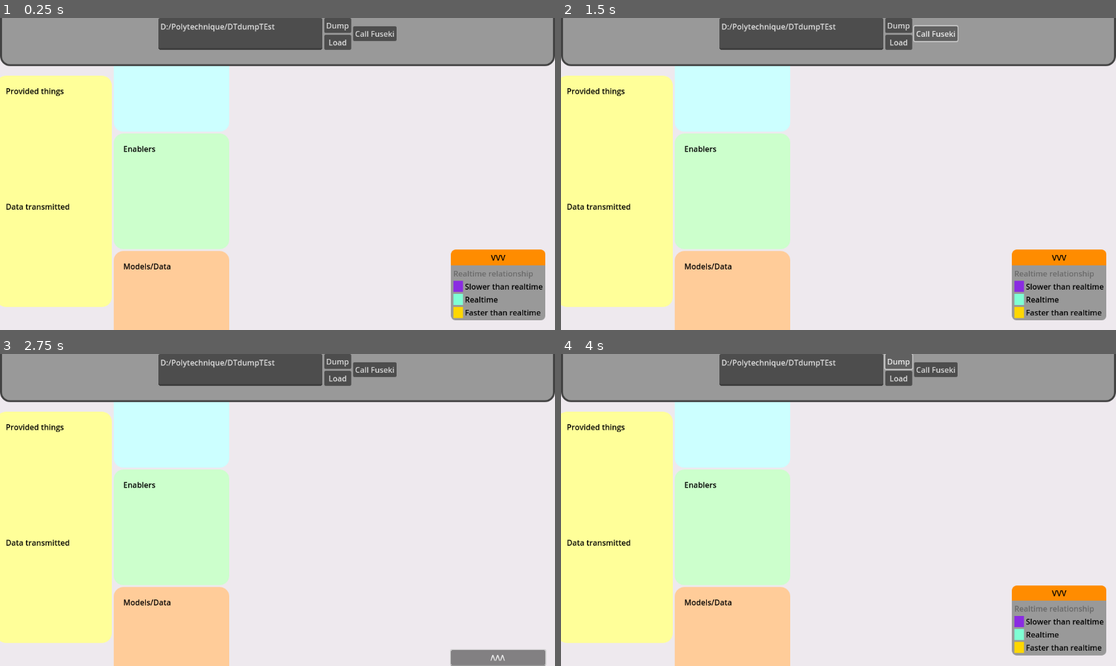
Above: before the commit, frames 1-4 (two rows, left to right).
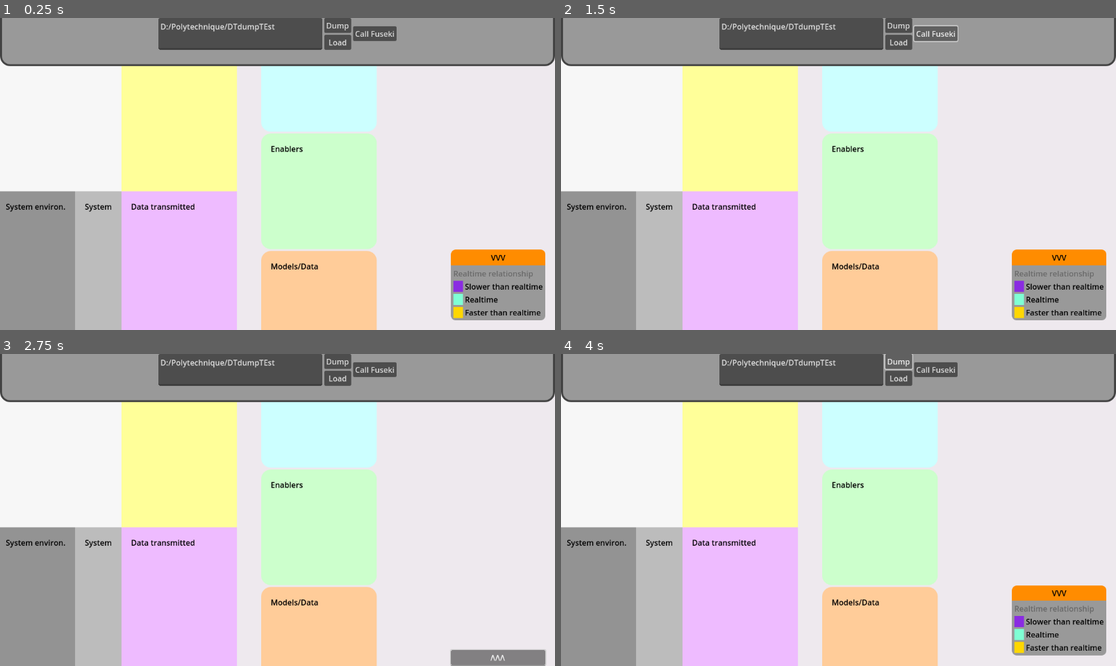
Above: after the commit, the same moments.

Repository: oakeslab-polymtl/DTInsight
Game: Godot game, scene res://MainScene/MainScene.tscn
Two runs of this game, one before a commit and one after it. Both use one fixed random seed, a clock stepped at 60 frames per second and the inputs below.
Inputs:
- Up to frame 1 (0.25 s): no input
- Up to frame 2 (1.5 s): click "Dump" at 0.5 s; click "Call Fuseki" at 1.25 s
- Up to frame 3 (2.75 s): click "VVV" at 2 s
- Up to frame 4 (4 s): click "ΛΛΛ" at 2.75 s; click "Dump" at 3.5 s

The runs differ from the first frame. In frame 1, 53% of the frame differs, in the area x 0-68%, y 15-100%; in frame 2, 53%; in frame 3, 53%; in frame 4, 53%.
Error in both runs: Attempt to call function 'store_string' in base 'null instance' on a null instance. (res://Fuseki/Dump/FusekiDumper.gd:52)

Commit message:
Reworked PT container

Diff:
--- a/DTContainer/DT&PTContainer.gd
+++ b/DTContainer/DT&PTContainer.gd
@@ -6,8 +6,9 @@
 @onready var service_container = $DTContainer/ServicesPanel/ServicesContainer
 @onready var enabler_container = $DTContainer/EnablersPanel/EnablersContainer
 @onready var model_container = $DTContainer/ModelsPanel/ModelsContainer
-@onready var provided_things_container = $PTContainer/ProvidedThingsPanel/ProvidedThingsContainer
-@onready var data_transmitted_container = $PTContainer/DataTransmittedPanel/DataTransmittedContainer
+@onready var operator_container = $"PTContainer/Operator&EnvContainer/OperatorPanel/OperatorContainer"
+@onready var machine_container = $PTContainer/DataTravelContainer/MachinePanel/MachineContainer
+@onready var data_transmitted_container = $PTContainer/DataTravelContainer/DataTransmittedPanel/DataTransmittedContainer
 
 #Container side enum
 enum ContainerSide {
@@ -37,8 +38,12 @@
 #name of highlighted element
 var highlighted_element = null
 
-#border attribute
+#attributes
 const border_attribute : String = "hasTimeScale"
+const type_attribute : String = "type"
+
+#Operator/machine
+const opperator_type : String = "Insight"
 
 #initialization
 func _ready():
@@ -64,13 +69,23 @@
 	update_node_with(service_container, fuseki_data.service)
 	update_node_with(enabler_container, fuseki_data.enabler)
 	update_node_with(model_container, fuseki_data.model)
-	update_node_with(provided_things_container, fuseki_data.provided_thing)
+	update_provided_things(operator_container, machine_container, fuseki_data.provided_thing)
 	update_node_with(data_transmitted_container, fuseki_data.data_transmitted)
-	for entry in fuseki_data.provided_thing:
-		print(fuseki_data.provided_thing[entry])
+
+func update_provided_things(operator_container : HBoxContainer, machine_container : HBoxContainer, provided_data : Dictionary):
+	var operator_data : Dictionary = {}
+	var machine_data : Dictionary = {}
+	for entry_name in provided_data.keys():
+		if (type_attribute in provided_data[entry_name].keys()):
+			if (opperator_type in provided_data[entry_name][type_attribute]):
+				operator_data[entry_name] = provided_data[entry_name]
+			else:
+				machine_data[entry_name] = provided_data[entry_name]
+	update_node_with(operator_container, operator_data)
+	update_node_with(machine_container, machine_data)
 
 #Update a node with Fuseki element data by creating a generic display node
-func update_node_with(visual_container, fuseki_node_data : Dictionary):
+func update_node_with(visual_container : HBoxContainer, fuseki_node_data : Dictionary):
 	DT_PT.free_all_child(visual_container)
 	for key in fuseki_node_data.keys():
 		var new_node = GenericDisplay.instantiate()
--- a/DTContainer/DT&PTContainer.tscn
+++ b/DTContainer/DT&PTContainer.tscn
@@ -7,8 +7,30 @@
 content_margin_top = 20.0
 content_margin_right = 20.0
 content_margin_bottom = 20.0
+bg_color = Color(0.969137, 0.969137, 0.969137, 1)
+corner_radius_top_left = 20
+
+[sub_resource type="StyleBoxFlat" id="StyleBoxFlat_ts1y0"]
+content_margin_left = 20.0
+content_margin_top = 20.0
+content_margin_right = 20.0
+content_margin_bottom = 20.0
+bg_color = Color(0.577008, 0.577008, 0.577008, 1)
+corner_radius_bottom_left = 20
+
+[sub_resource type="StyleBoxFlat" id="StyleBoxFlat_5tggx"]
+content_margin_left = 20.0
+content_margin_top = 20.0
+content_margin_right = 20.0
+content_margin_bottom = 20.0
+bg_color = Color(0.737193, 0.737193, 0.737193, 1)
+
+[sub_resource type="StyleBoxFlat" id="StyleBoxFlat_qb31t"]
+content_margin_left = 20.0
+content_margin_top = 20.0
+content_margin_right = 20.0
+content_margin_bottom = 20.0
 bg_color = Color(1, 1, 0.6, 1)
-corner_radius_top_left = 20
 corner_radius_top_right = 20
 
 [sub_resource type="StyleBoxFlat" id="StyleBoxFlat_rl1kt"]
@@ -16,9 +38,8 @@
 content_margin_top = 20.0
 content_margin_right = 20.0
 content_margin_bottom = 20.0
-bg_color = Color(1, 1, 0.6, 1)
-corner_radius_bottom_right = 20
-corner_radius_bottom_left = 20
+bg_color = Color(0.933333, 0.733333, 1, 1)
+corner_radius_bottom_right = 20
 
 [sub_resource type="StyleBoxFlat" id="StyleBoxFlat_xj583"]
 content_margin_left = 20.0
@@ -57,41 +78,100 @@
 offset_top = 732.0
 offset_right = 240.0
 offset_bottom = 732.0
+theme_override_constants/separation = 50
 script = ExtResource("1_juoha")
 
-[node name="PTContainer" type="VBoxContainer" parent="."]
+[node name="PTContainer" type="HBoxContainer" parent="."]
 layout_mode = 2
 theme_override_constants/separation = 0
 alignment = 1
 
-[node name="ProvidedThingsPanel" type="PanelContainer" parent="PTContainer"]
-z_index = -1
-layout_mode = 2
+[node name="Operator&EnvContainer" type="VBoxContainer" parent="PTContainer"]
+layout_mode = 2
+theme_override_constants/separation = 0
+
+[node name="OperatorPanel" type="PanelContainer" parent="PTContainer/Operator&EnvContainer"]
+z_index = -1
+layout_mode = 2
+size_flags_vertical = 3
 mouse_filter = 1
 theme_override_styles/panel = SubResource("StyleBoxFlat_sp6md")
 
-[node name="ProvidedThingsContainer" type="HBoxContainer" parent="PTContainer/ProvidedThingsPanel"]
-custom_minimum_size = Vector2(200, 200)
-layout_mode = 2
-size_flags_vertical = 3
-
-[node name="ProvidedThingsLabel" type="Label" parent="PTContainer/ProvidedThingsPanel/ProvidedThingsContainer"]
-layout_mode = 2
-size_flags_horizontal = 0
-size_flags_vertical = 0
-theme_override_colors/font_color = Color(0, 0, 0, 1)
-text = "Provided things"
-
-[node name="DataTransmittedPanel" type="PanelContainer" parent="PTContainer"]
-z_index = -1
-layout_mode = 2
+[node name="OperatorContainer" type="HBoxContainer" parent="PTContainer/Operator&EnvContainer/OperatorPanel"]
+custom_minimum_size = Vector2(200, 200)
+layout_mode = 2
+size_flags_vertical = 3
+
+[node name="OperatorLabel" type="Label" parent="PTContainer/Operator&EnvContainer/OperatorPanel/OperatorContainer"]
+layout_mode = 2
+size_flags_horizontal = 0
+size_flags_vertical = 0
+theme_override_colors/font_color = Color(0, 0, 0, 1)
+text = "Operator"
+
+[node name="HBoxContainer" type="HBoxContainer" parent="PTContainer/Operator&EnvContainer"]
+layout_mode = 2
+size_flags_vertical = 3
+theme_override_constants/separation = 0
+
+[node name="envContainer" type="PanelContainer" parent="PTContainer/Operator&EnvContainer/HBoxContainer"]
+layout_mode = 2
+size_flags_horizontal = 3
+theme_override_styles/panel = SubResource("StyleBoxFlat_ts1y0")
+
+[node name="EnvLabel" type="Label" parent="PTContainer/Operator&EnvContainer/HBoxContainer/envContainer"]
+layout_mode = 2
+size_flags_horizontal = 0
+size_flags_vertical = 0
+theme_override_colors/font_color = Color(0, 0, 0, 1)
+text = "System environ."
+
+[node name="SystemContainer" type="PanelContainer" parent="PTContainer/Operator&EnvContainer/HBoxContainer"]
+layout_mode = 2
+size_flags_horizontal = 3
+theme_override_styles/panel = SubResource("StyleBoxFlat_5tggx")
+
+[node name="Label" type="Label" parent="PTContainer/Operator&EnvContainer/HBoxContainer/SystemContainer"]
+layout_mode = 2
+size_flags_horizontal = 0
+size_flags_vertical = 0
+theme_override_colors/font_color = Color(0, 0, 0, 1)
+text = "System
+"
+
+[node name="DataTravelContainer" type="VBoxContainer" parent="PTContainer"]
+layout_mode = 2
+theme_override_constants/separation = 0
+
+[node name="MachinePanel" type="PanelContainer" parent="PTContainer/DataTravelContainer"]
+z_index = -1
+layout_mode = 2
+size_flags_vertical = 3
+mouse_filter = 1
+theme_override_styles/panel = SubResource("StyleBoxFlat_qb31t")
+
+[node name="MachineContainer" type="HBoxContainer" parent="PTContainer/DataTravelContainer/MachinePanel"]
+custom_minimum_size = Vector2(200, 200)
+layout_mode = 2
+
+[node name="MachineLabel" type="Label" parent="PTContainer/DataTravelContainer/MachinePanel/MachineContainer"]
+layout_mode = 2
+size_flags_horizontal = 0
+size_flags_vertical = 0
+theme_override_colors/font_color = Color(0, 0, 0, 1)
+text = "Machine"
+
+[node name="DataTransmittedPanel" type="PanelContainer" parent="PTContainer/DataTravelContainer"]
+z_index = -1
+layout_mode = 2
+size_flags_vertical = 3
 theme_override_styles/panel = SubResource("StyleBoxFlat_rl1kt")
 
-[node name="DataTransmittedContainer" type="HBoxContainer" parent="PTContainer/DataTransmittedPanel"]
-custom_minimum_size = Vector2(200, 200)
-layout_mode = 2
-
-[node name="DataTransmittedLabel" type="Label" parent="PTContainer/DataTransmittedPanel/DataTransmittedContainer"]
+[node name="DataTransmittedContainer" type="HBoxContainer" parent="PTContainer/DataTravelContainer/DataTransmittedPanel"]
+custom_minimum_size = Vector2(200, 200)
+layout_mode = 2
+
+[node name="DataTransmittedLabel" type="Label" parent="PTContainer/DataTravelContainer/DataTransmittedPanel/DataTransmittedContainer"]
 layout_mode = 2
 size_flags_horizontal = 0
 size_flags_vertical = 0
Not shown: 1 places in DTContainer/DT&PTContainer.tscn that only renumber resources
